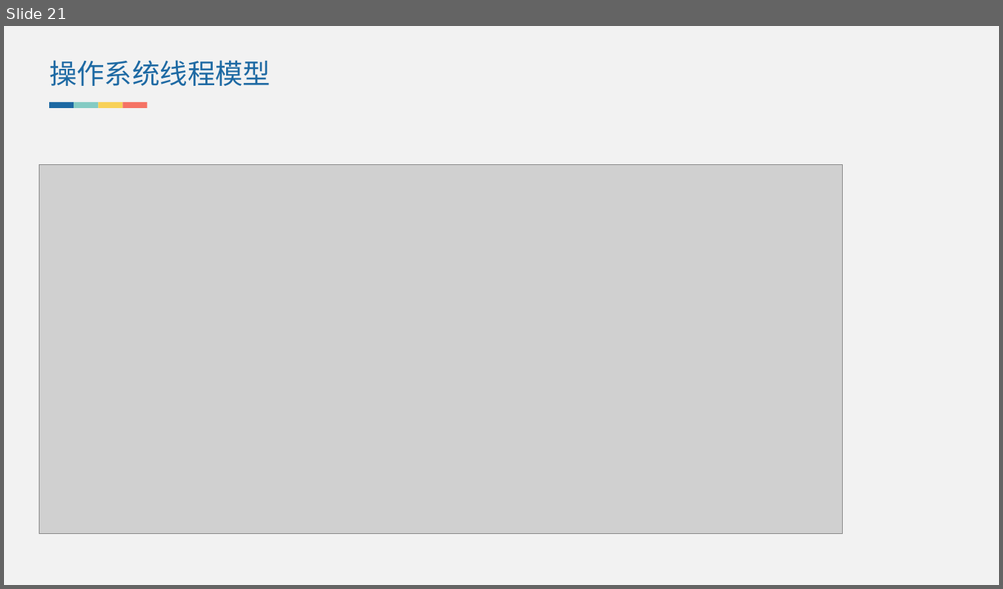
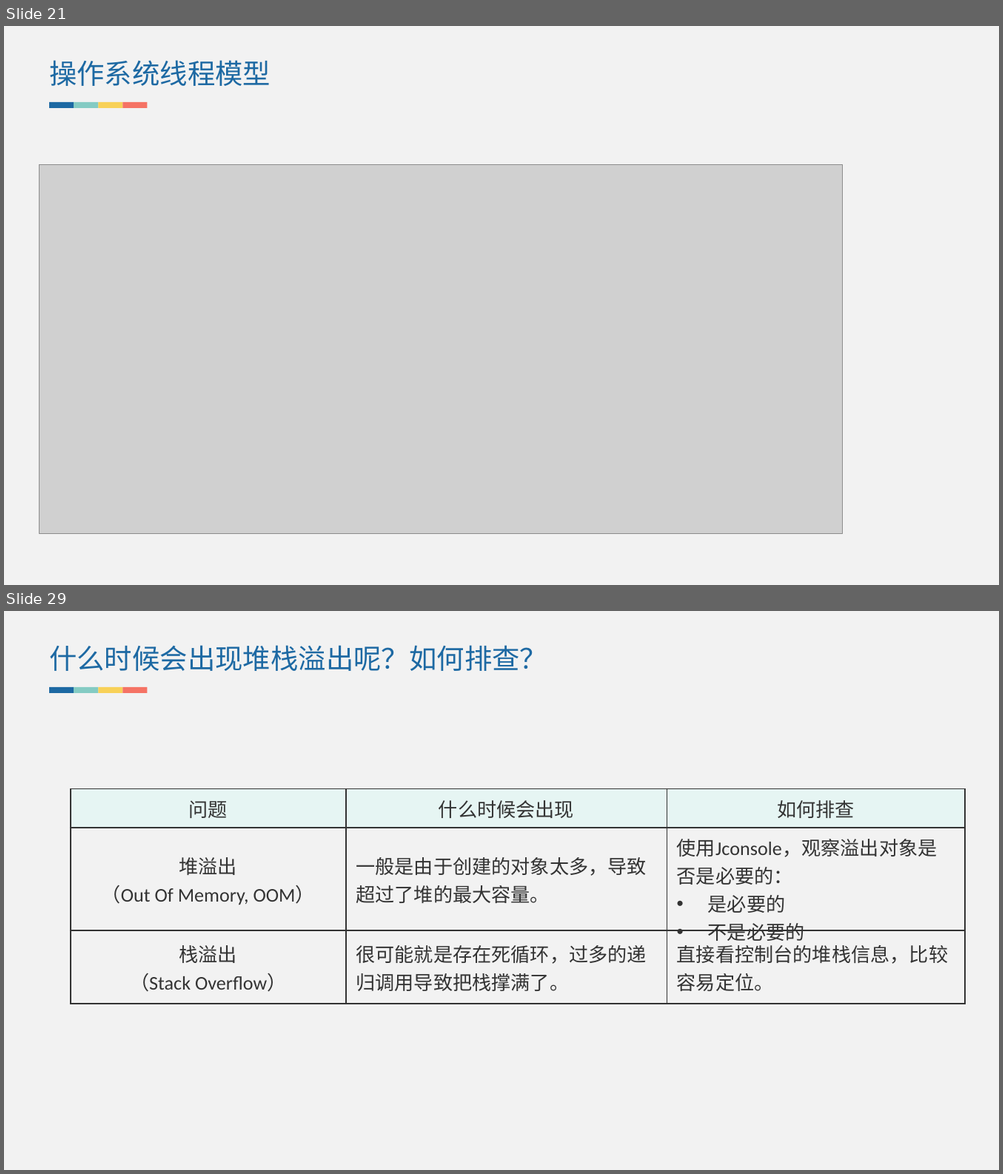
Before and after one commit to lvjiuluan/idea-projects, a slide deck: presentation/JVM内存模型/JVM内存模型.pptx. Shown one above the other, each under a label of ours: slide 21 before the commit, slides 21 and 29 after it; the slides between them are not shown. The pictures are 1003x589 and 1003x1174 pixels, drawn with LibreOffice and Linux fonts; fonts in the diff are those of the drawing; grey boxes stand for pictures. Boxes give left, top, right and bottom in pixels: in the first picture for what was removed or moved away, otherwise in the second. Text is boxed around its words. In the diff, an @@ line names an element or a change of style, - is before the commit and + after.

```diff
--- a/presentation/JVM内存模型/JVM内存模型.pptx
+++ b/presentation/JVM内存模型/JVM内存模型.pptx
@@ slide 29 added at [4,611,999,1170], background #F2F2F2 @@
@@ text added at [49,645,547,671], 20 pt, text #1D69A3 @@
+什么时候会出现堆栈溢出呢？如何排查？
@@ group added at [50,687,148,694]: 4 rectangles @@
@@ table added at [71,789,965,1004], 3 rows, 3 columns @@
+问题 | 什么时候会出现 | 如何排查
+堆溢出 / （Out Of Memory, OOM） | 一般是由于创建的对象太多，导致超过了堆的最大容量。 | 使用Jconsole，观察溢出对象是否是必要的： / 是必要的 / 不是必要的
+栈溢出 / （Stack Overflow） | 很可能就是存在死循环，过多的递归调用导致把栈撑满了。 | 直接看控制台的堆栈信息，比较容易定位。
```
Also in this commit, not shown: 2 slides changed, 8 other slides added, 57 other files.
